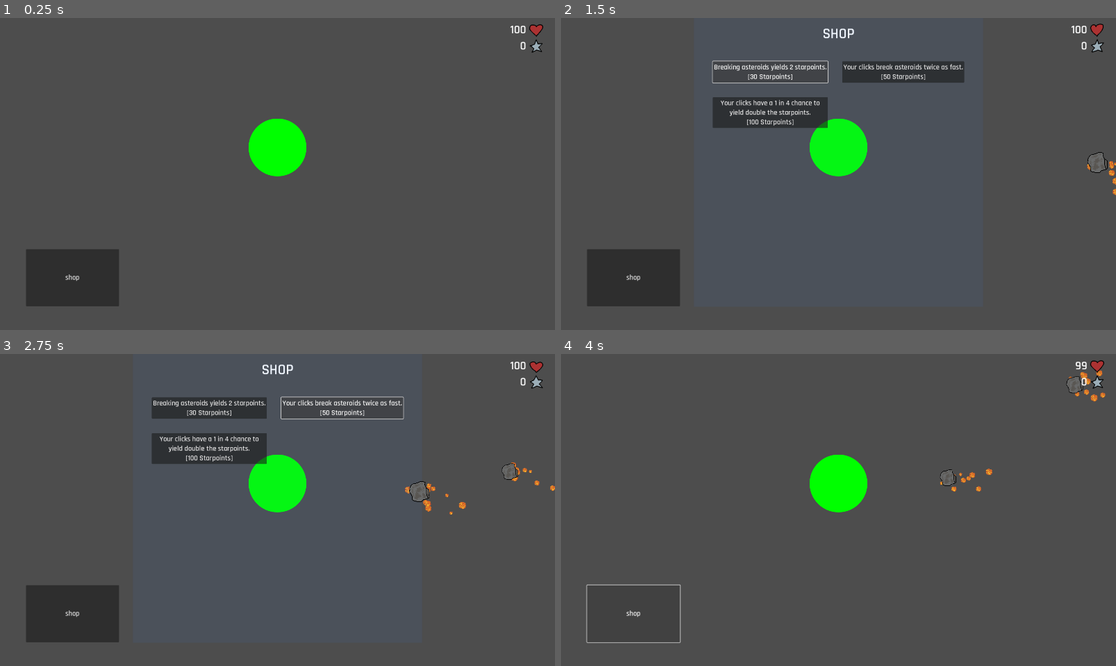
Above: before the commit, frames 1-4 (two rows, left to right).
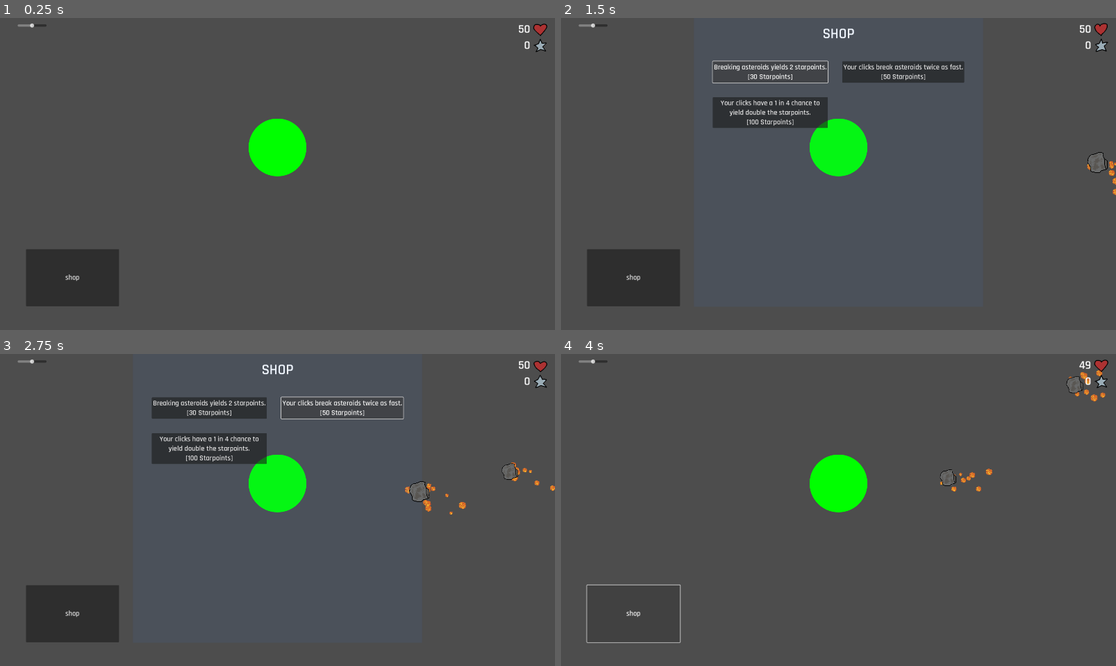
Above: after the commit, the same moments.

Repository: Paracosms/uni-jam
Game: Godot game, scene res://scenes/main.tscn
The game is run twice, just before and just after one commit, with the same random seed, the same clock (stepped at 60 frames per second) and the same inputs. Sound files missing from this copy of the repository are replaced by a short silence.
Inputs:
- Up to frame 1 (0.25 s): no input
- Up to frame 2 (1.5 s): click "shop" at 0.5 s; click "Breaking asteroids yields 2 s…" at 1.25 s
- Up to frame 3 (2.75 s): click "Your clicks break asteroids t…" at 2 s
- Up to frame 4 (4 s): click "Your clicks have a 1 in 4 cha…" at 2.75 s; click "shop" at 3.5 s

The runs differ from the first frame. In frame 1, 0.3% of the frame differs, in the area x 3-99%, y 1-12%; in frame 2, 0.3%; in frame 3, 0.3%; in frame 4, 0.3%.

Commit message:
Add volume control slider and integrate with audio
Introduces a Volume HSlider to the main scene, with a new script (volume.gd) that updates the global volume value. Audio playback functions now use Globals.volume for volume_db, and Globals variables are adjusted for lives and baseYield. This enables user-adjustable sound volume in the game.

Diff:
--- a/scenes/main.tscn
+++ b/scenes/main.tscn
@@ -1,18 +1,26 @@
-[gd_scene load_steps=6 format=3 uid="uid://c1lhoo3nuiyi6"]
+[gd_scene load_steps=7 format=3 uid="uid://c1lhoo3nuiyi6"]
 
 [ext_resource type="PackedScene" uid="uid://cafa1kp7jmpc5" path="res://scenes/asteroid.tscn" id="1"]
 [ext_resource type="Script" uid="uid://8o3ytshbr1qp" path="res://scripts/main.gd" id="1_jyhfs"]
 [ext_resource type="PackedScene" uid="uid://c53rpnk5xwo62" path="res://scenes/earth.tscn" id="2_0wfyh"]
 [ext_resource type="PackedScene" uid="uid://cynt3lbt5jsyb" path="res://scenes/ui.tscn" id="3_tbgi4"]
 [ext_resource type="PackedScene" uid="uid://rj1qruh2kyqx" path="res://scenes/globals.tscn" id="4_jyhfs"]
+[ext_resource type="Script" uid="uid://db0mx56hqgh0i" path="res://scenes/volume.gd" id="6_tefeu"]
 
 [node name="Main" type="Node2D"]
 script = ExtResource("1_jyhfs")
 asteroid_scene = ExtResource("1")
 
 [node name="Ui" parent="." instance=ExtResource("3_tbgi4")]
-offset_left = 1900.0
-offset_right = 1900.0
+anchors_preset = 1
+anchor_left = 1.0
+anchor_bottom = 0.0
+offset_left = 1914.0
+offset_top = -2.0
+offset_right = 1914.0
+offset_bottom = -2.0
+grow_horizontal = 0
+grow_vertical = 1
 
 [node name="Globals" parent="." instance=ExtResource("4_jyhfs")]
 
@@ -27,5 +35,15 @@
 offset_bottom = 998.0
 text = "shop"
 
+[node name="Volume" type="HSlider" parent="."]
+offset_left = 61.0
+offset_top = 18.0
+offset_right = 161.0
+offset_bottom = 34.0
+min_value = -50.0
+max_value = 10.0
+value = -20.0
+script = ExtResource("6_tefeu")
+
 [connection signal="pressed" from="ToggleShop" to="." method="_on_change_scene_pressed"]
 [connection signal="pressed" from="ToggleShop" to="." method="_on_toggle_shop_pressed"]
--- /dev/null
+++ b/scenes/volume.gd
@@ -0,0 +1,4 @@
+extends HSlider
+
+func _process(delta):
+	Globals.volume = value
--- a/scripts/globals.gd
+++ b/scripts/globals.gd
@@ -1,9 +1,10 @@
 extends Node2D
 
-var lives : int = 100
+var lives : int = 50
 var starPoints : int = 0
+var volume : float = 0
 var clickDamage : int = 1
-var baseYield : int = 100
+var baseYield : int = 1
 var yieldMultiplier : int = 1
 var critMultiplier : int = 1 # Such that a critMultiplier of n will yield n+1 starpoints
 var critEnabled : bool = false
--- a/scripts/main.gd
+++ b/scripts/main.gd
@@ -133,6 +133,7 @@
 	print("chip")
 	var soundPlayer = AudioStreamPlayer.new()
 	soundPlayer.stream = chipAudio.pick_random()
+	soundPlayer.volume_db = Globals.volume
 	add_child(soundPlayer)
 	soundPlayer.play()
 	soundPlayer.finished.connect(soundPlayer.queue_free)
@@ -140,6 +141,7 @@
 func playExplosionSound():
 	var soundPlayer = AudioStreamPlayer.new()
 	soundPlayer.stream = explosionAudio.pick_random()
+	soundPlayer.volume_db = Globals.volume
 	add_child(soundPlayer)
 	soundPlayer.play()
 	soundPlayer.finished.connect(soundPlayer.queue_free)
Not shown, added: scenes/volume.gd.uid
